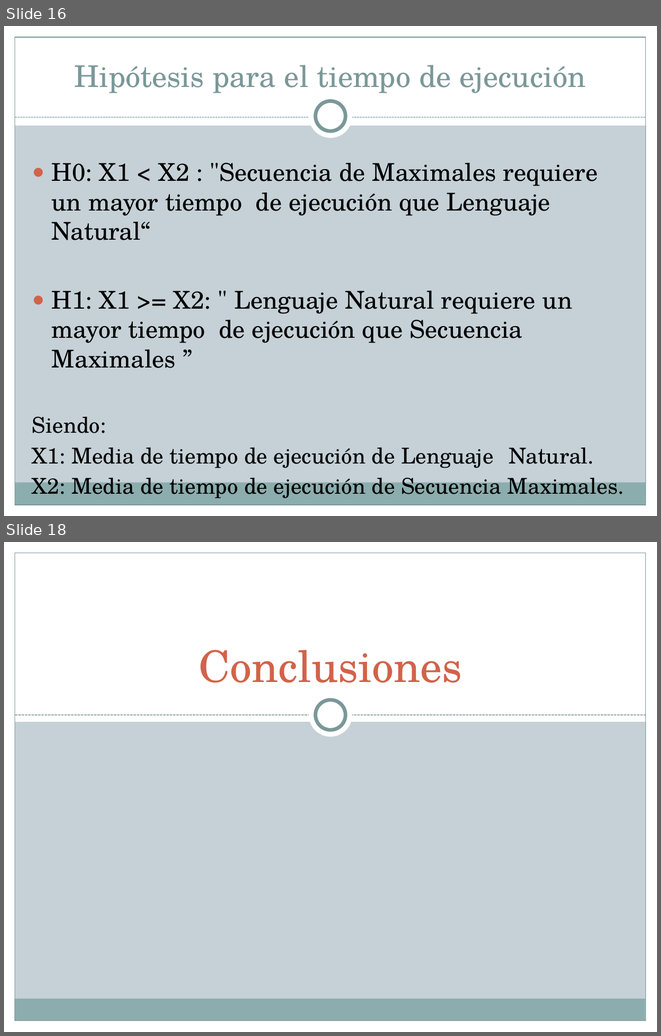
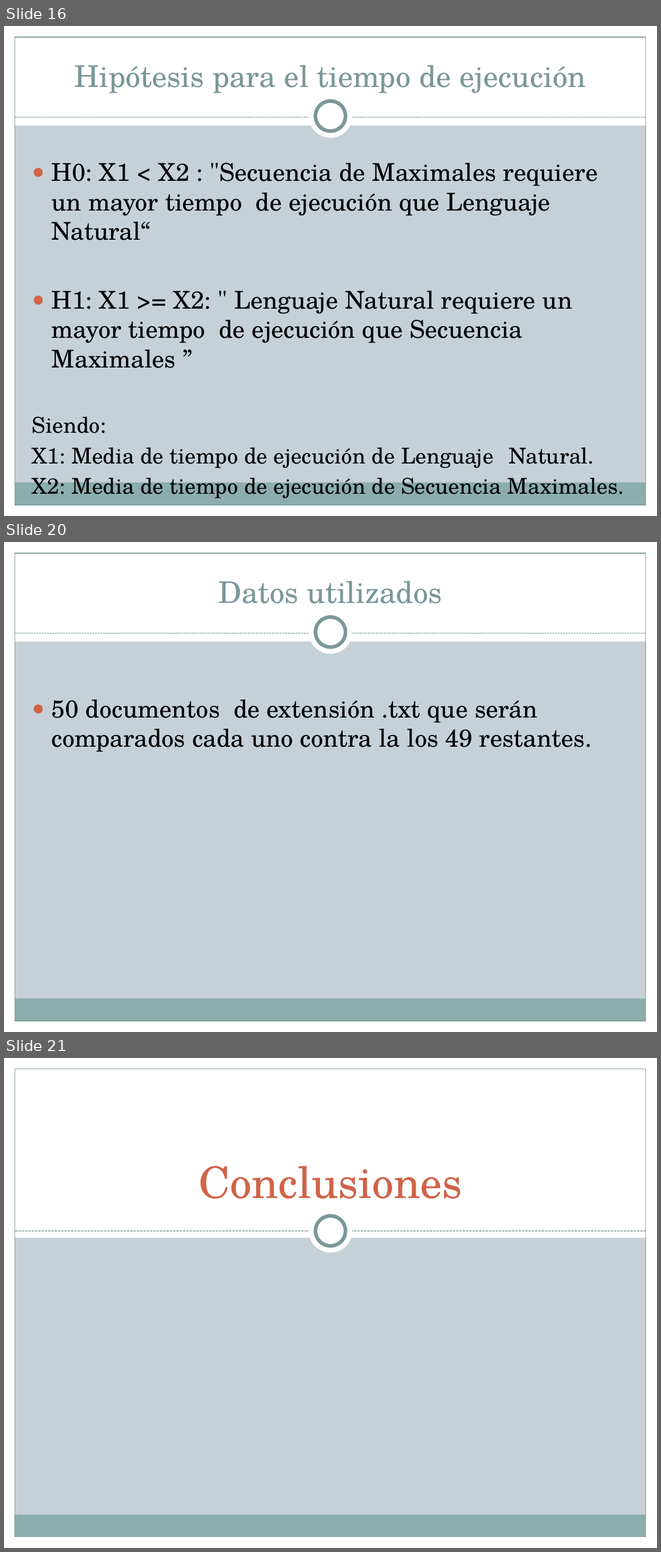
Before and after one commit to diegohttp/plagiarius, a slide deck: Lab6/Diapos HIPOTESIS.pptx. Shown one above the other, each under a label of ours: slides 16 and 18 before the commit, slides 16, 20 and 21 after it; the slides between them are not shown. The pictures are 661x1036 and 661x1552 pixels, drawn with LibreOffice and Linux fonts; fonts in the diff are those of the drawing. Boxes give left, top, right and bottom in pixels: in the first picture for what was removed or moved away, otherwise in the second. Text is boxed around its words. In the diff, an @@ line names an element or a change of style, - is before the commit and + after.

```diff
--- a/Lab6/Diapos HIPOTESIS.pptx
+++ b/Lab6/Diapos HIPOTESIS.pptx
@@ slide 20 added at [4, 542, 657, 1032], background #C5D1D7; not listed: 9 template elements that a slide beside it also shows @@
@@ title added at [218, 581, 442, 603], 33 pt, text #7C999A @@
+Datos utilizados
@@ text added at [52, 699, 592, 752], 27 pt, text #000000 @@
+● 50 documentos de extensión .txt que serán comparados cada uno contra la los 49 restantes.
@@ what was slide 18 is now slide 21 @@
```
Also in this commit, not shown: 1 slide changed, 3 other slides added, 1 slide removed.
